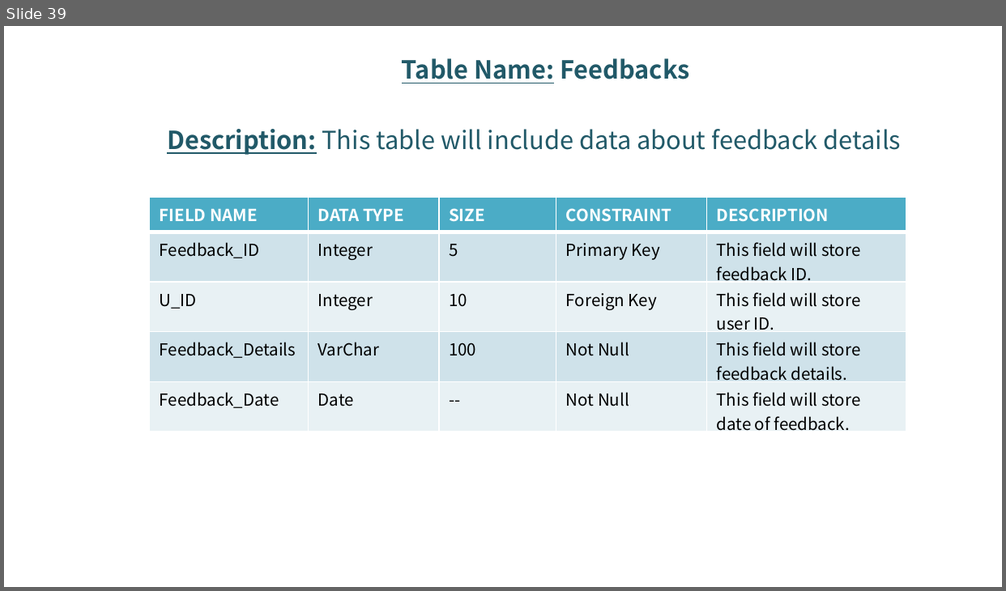
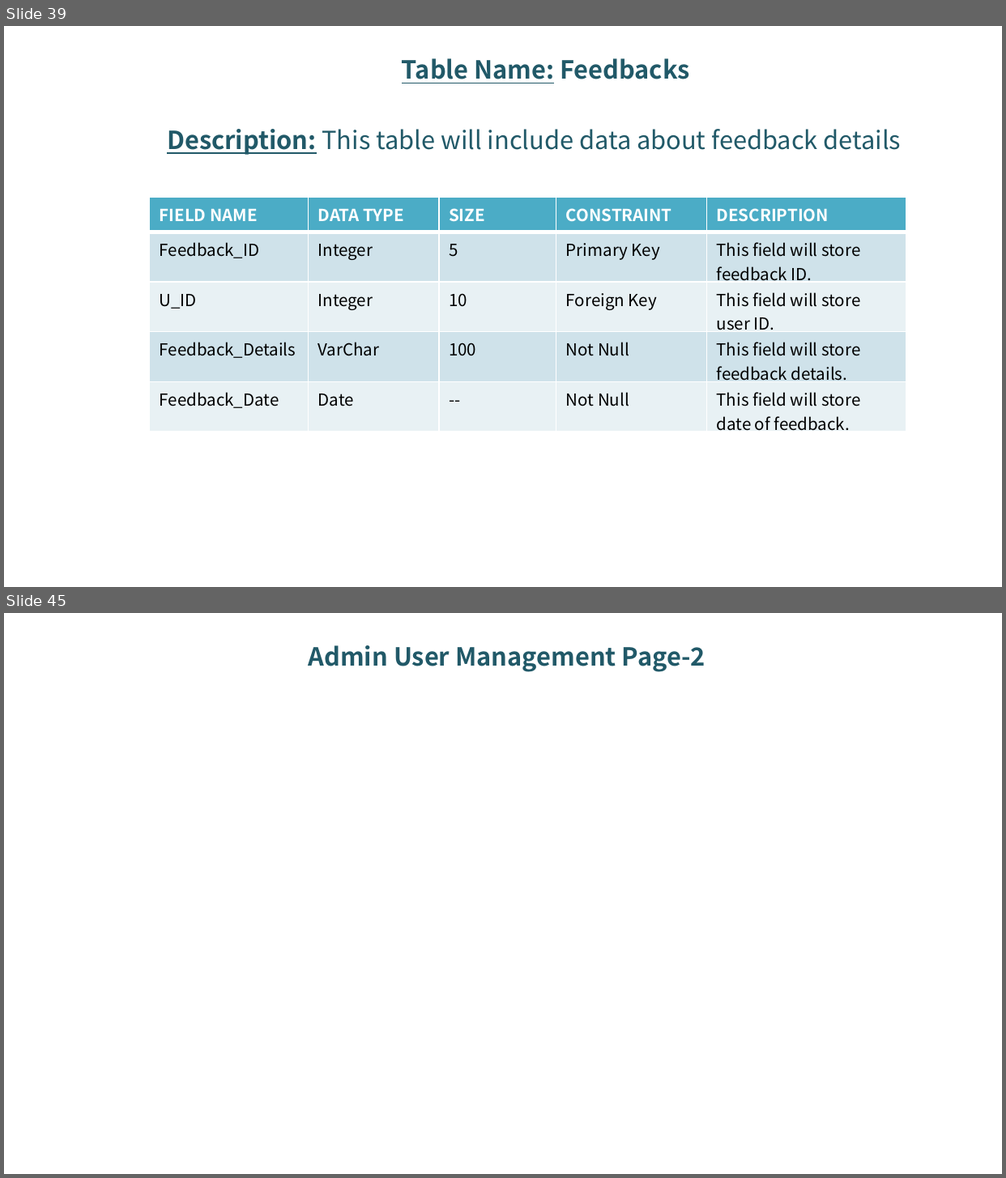
Before and after one commit to sahilM1001/Online-Food-Ordering-System, a slide deck: Presentation/Group 16 - Online Food Ordering System.pptx. Shown one above the other, each under a label of ours: slide 39 before the commit, slides 39 and 45 after it; the slides between them are not shown. The pictures are 1006x591 and 1006x1178 pixels, drawn with LibreOffice and Linux fonts; fonts in the diff are those of the drawing; background and template pictures are left out. Boxes give left, top, right and bottom in pixels: in the first picture for what was removed or moved away, otherwise in the second. Text is boxed around its words. In the diff, an @@ line names an element or a change of style, - is before the commit and + after.

```diff
--- a/Presentation/Group 16 - Online Food Ordering System.pptx
+++ b/Presentation/Group 16 - Online Food Ordering System.pptx
@@ slide 45 added at <box>4,613,1002,1174</box>, background picture (left out) @@
@@ text added at <box>309,645,705,672</box>, 18 pt, text #215968, bold @@
+Admin User Management Page-2
```
Also in this commit, not shown: 8 other slides added.
